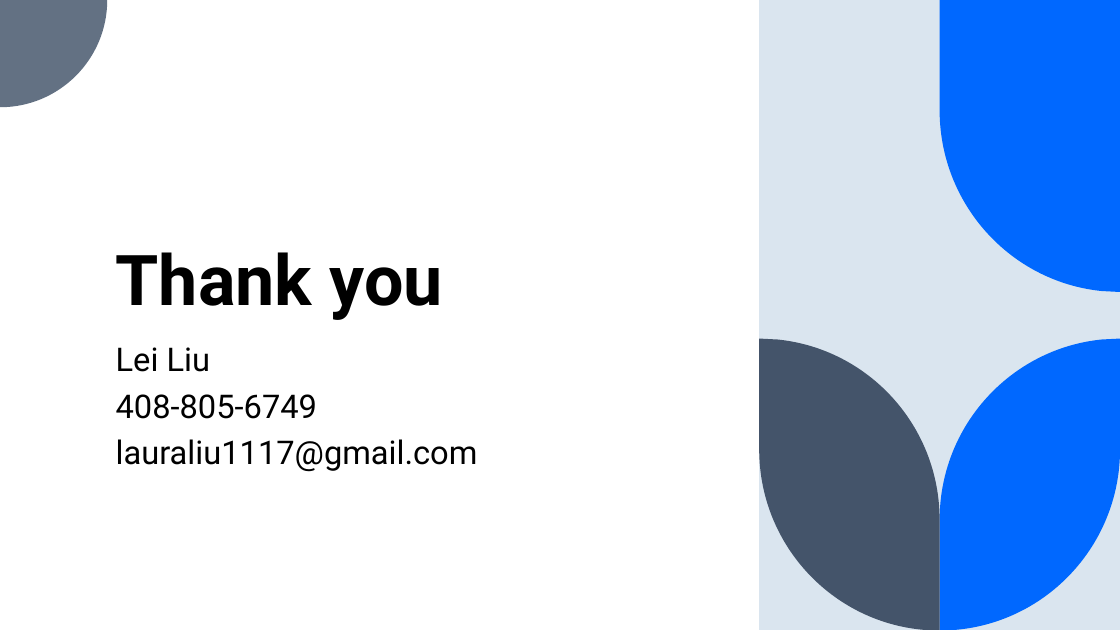
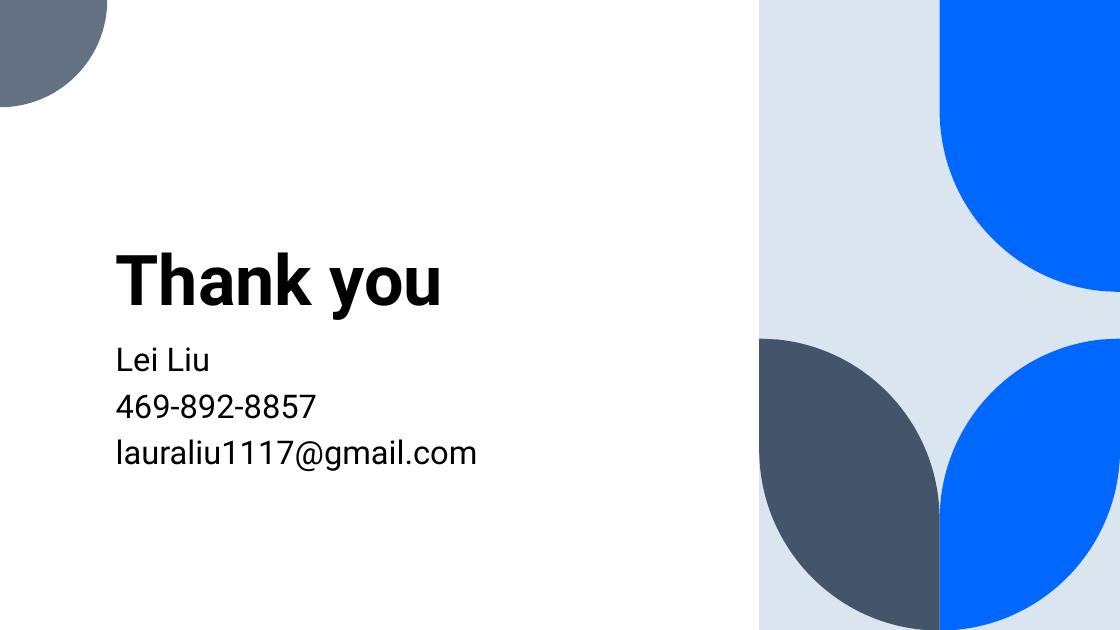
Before and after one commit to leiliu7/Data-Analytics-Data-Science-Portfolio, a slide deck: slide 9 of Smart pricing using Excel/Maximizing Profitability Through Smart Pricing Presentation.pptx. Drawn at 1120x630 pixels with LibreOffice and Linux fonts; fonts in the diff are those of the drawing. Boxes give left, top, right and bottom in pixels: in the first picture for what was removed or moved away, otherwise in the second. Text is boxed around its words. In the diff, an @@ line names an element or a change of style, - is before the commit and + after.

```diff
--- a/Smart pricing using Excel/Maximizing Profitability Through Smart Pricing Presentation.pptx
+++ b/Smart pricing using Excel/Maximizing Profitability Through Smart Pricing Presentation.pptx
@@ subtitle at (116,394,317,419): text changed @@
-408-805-6749
+469-892-8857
```
Also in this commit, not shown: 1 other file.
